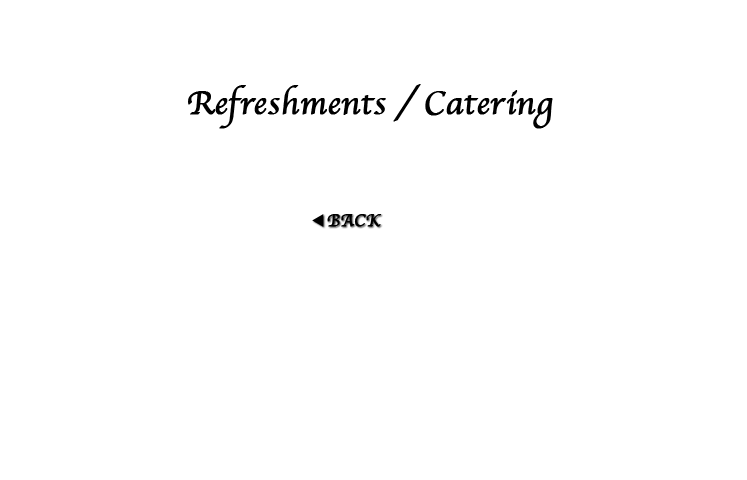
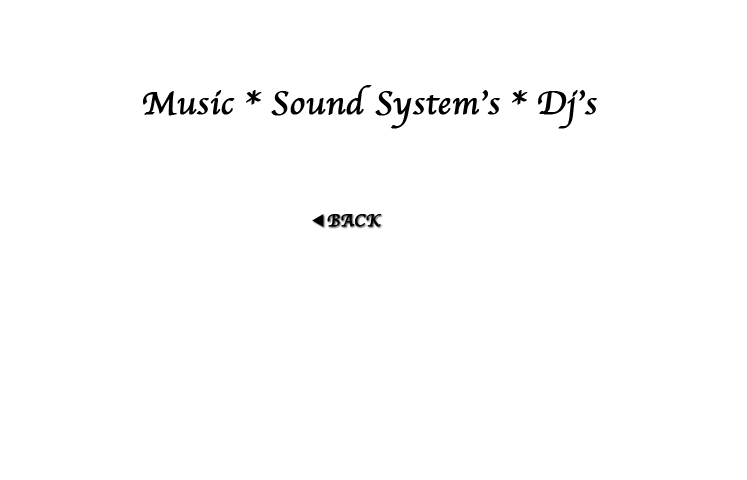
Revision of a layered (747, 480) image; what changed, layer by layer:
added layer "Music * Sound System’s * Dj’s" above "Refreshments / Catering" over [143, 85, 597, 129]
hid "Refreshments / Catering" over [188, 84, 553, 129]
